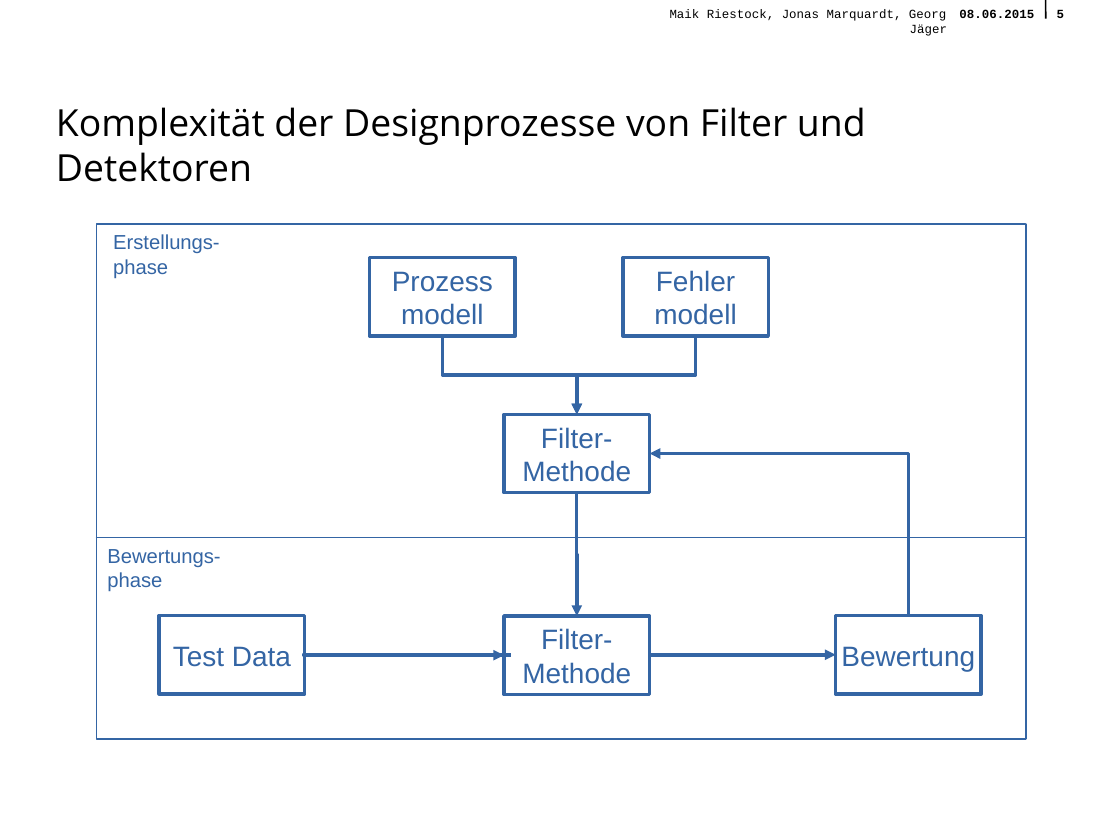
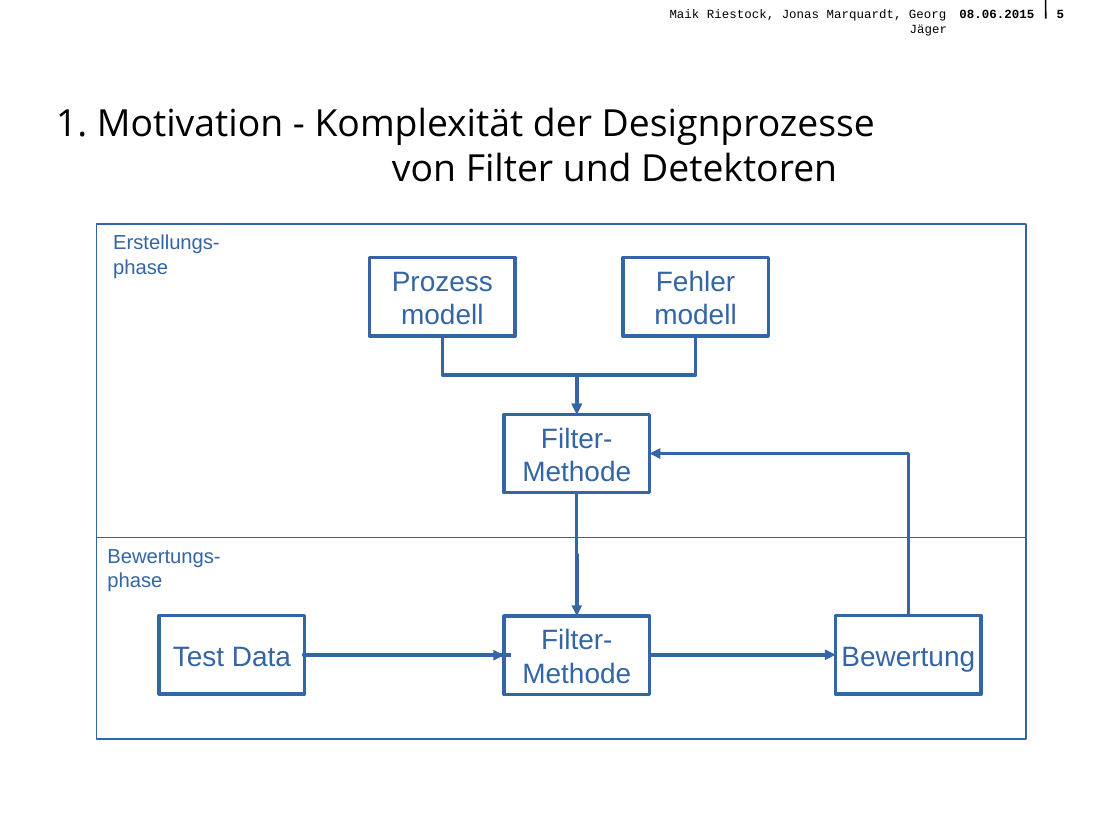
Before and after one commit to querquer/faultframework, a slide deck: slide 5 of Presentation/FinalePraesentationFramework.odp. Drawn at 1120x840 pixels with LibreOffice and Linux fonts; fonts in the diff are those of the drawing; background and template pictures are left out. Boxes give left, top, right and bottom in pixels: in the first picture for what was removed or moved away, otherwise in the second. Text is boxed around its words. In the diff, an @@ line names an element or a change of style, - is before the commit and + after.

```diff
--- a/Presentation/FinalePraesentationFramework.odp
+++ b/Presentation/FinalePraesentationFramework.odp
@@ text at (x1=56, y1=107, x2=875, y2=182): text changed @@
-Komplexität der Designprozesse von Filter und Detektoren
+1. Motivation - Komplexität der Designprozesse von Filter und Detektoren
```
Also in this commit, not shown: 11 other slides changed.
